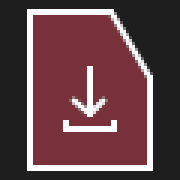
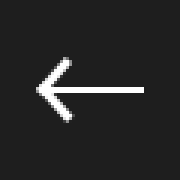
Layer changes from the first 180px x 180px image to the second:
added layer "edit_leftarrow" above "edit_paste" over (x1=36, y1=57, x2=144, y2=123)
hid "file_saveas" over (x1=27, y1=9, x2=153, y2=171)
